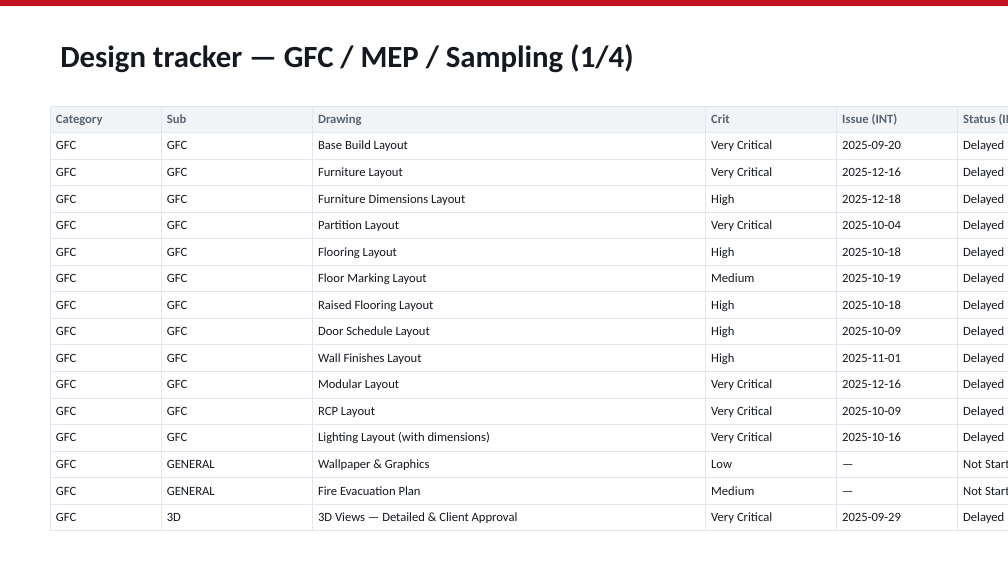
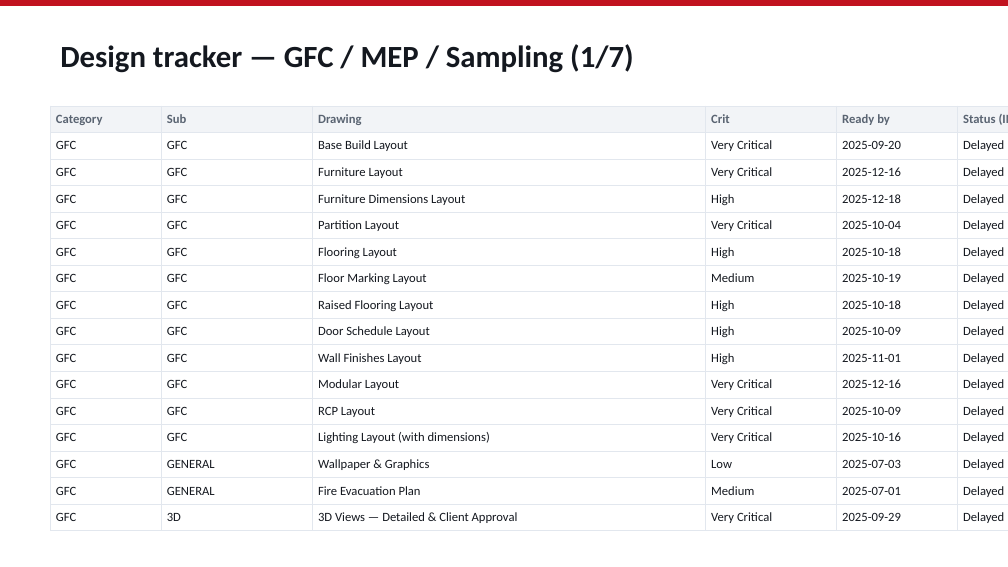
Before and after one commit to aayushdhoot/Planning-Engine, a slide deck: slide 18 of sample-output/emirates-internal-deck.pptx. Drawn at 1008x567 pixels with LibreOffice and Linux fonts; fonts in the diff are those of the drawing. Boxes give left, top, right and bottom in pixels: in the first picture for what was removed or moved away, otherwise in the second. Text is boxed around its words. In the diff, an @@ line names an element or a change of style, - is before the commit and + after.

```diff
--- a/sample-output/emirates-internal-deck.pptx
+++ b/sample-output/emirates-internal-deck.pptx
@@ text at box(60, 44, 634, 73): text changed @@
-Design tracker — GFC / MEP / Sampling (1/4)
+Design tracker — GFC / MEP / Sampling (1/7)
@@ table at box(50, 106, 1008, 527) @@
-row 1, column 5: Issue (INT)
+row 1, column 5: Ready by
-row 1, column 7: Approval
+row 1, column 7: Approval by
-row 14: GFC | GENERAL | Wallpaper & Graphics | Low | — | Not Started | — | Not Started
+row 14: GFC | GENERAL | Wallpaper & Graphics | Low | 2025-07-03 | Delayed | 2025-07-08 | Delayed
-row 15: GFC | GENERAL | Fire Evacuation Plan | Medium | — | Not Started | — | Not Started
+row 15: GFC | GENERAL | Fire Evacuation Plan | Medium | 2025-07-01 | Delayed | 2025-07-06 | Delayed
```
Also in this commit, not shown: 7 other slides changed, 7 slides added, 32 other files.
